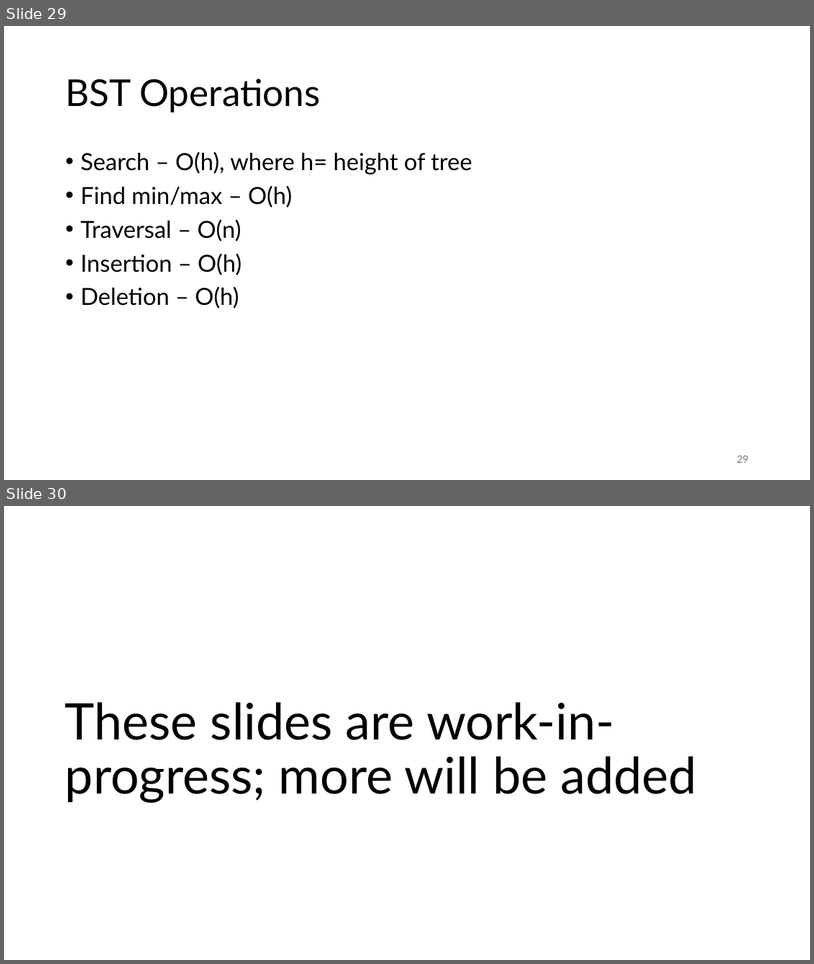
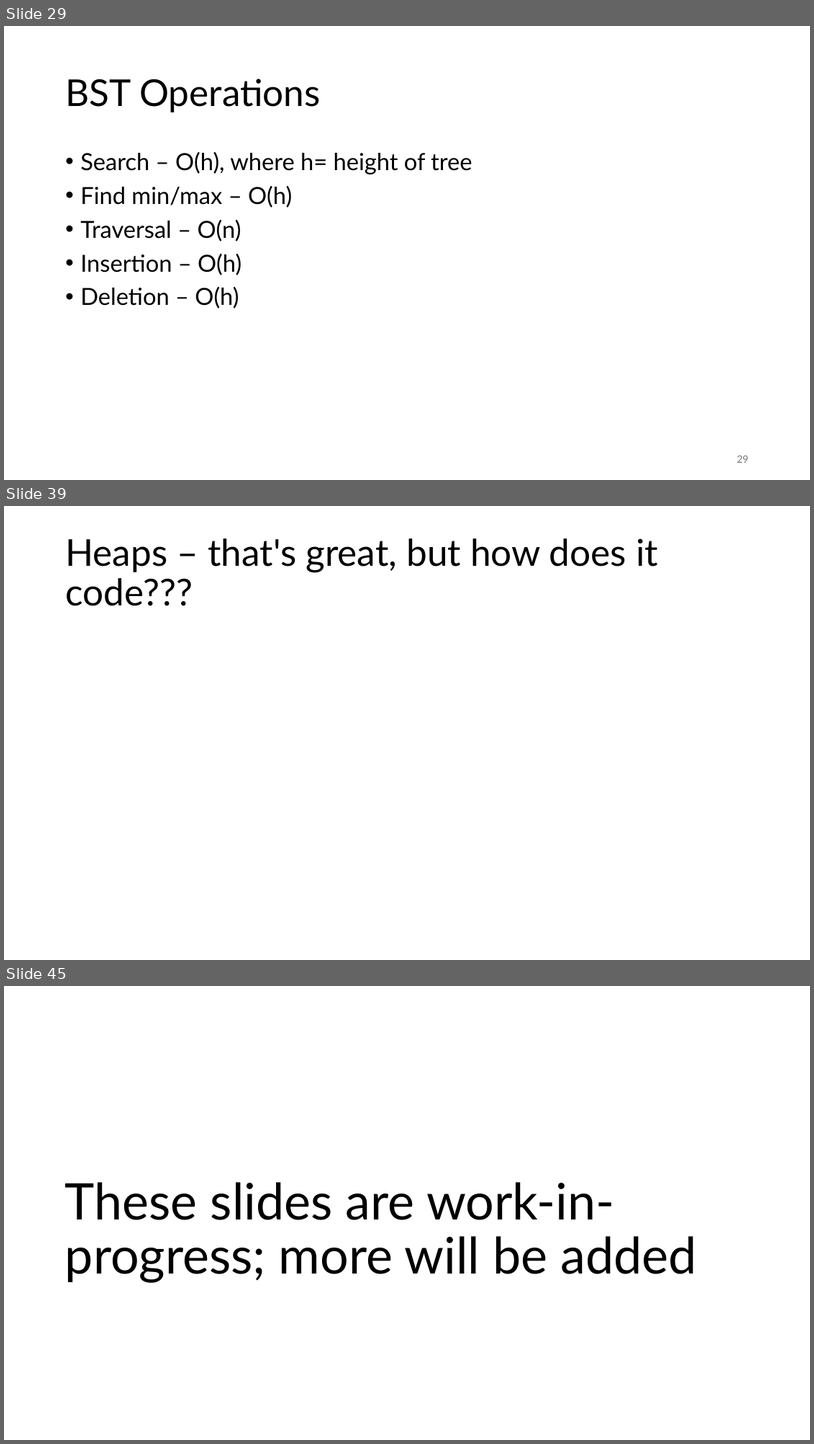
Before and after one commit to SMC-CS-374-Sp26/Unit-2-Data-Structures, a slide deck: 374 DS in detail.pptx. Shown one above the other, each under a label of ours: slides 29 and 30 before the commit, slides 29, 39 and 45 after it; the slides between them are not shown. The pictures are 814x964 and 814x1444 pixels, drawn with LibreOffice and Linux fonts; fonts in the diff are those of the drawing; grey boxes stand for pictures. Boxes give left, top, right and bottom in pixels: in the first picture for what was removed or moved away, otherwise in the second. Text is boxed around its words. In the diff, an @@ line names an element or a change of style, - is before the commit and + after.

```diff
--- a/374 DS in detail.pptx
+++ b/374 DS in detail.pptx
@@ slide 39 added at [4,506,810,960], background #FFFFFF @@
@@ title added at [65,538,658,606], 44 pt, text #000000 @@
+Heaps – that's great, but how does it code???
@@ what was slide 30 is now slide 45 @@
```
Also in this commit, not shown: 14 other slides added, 1 other file.
